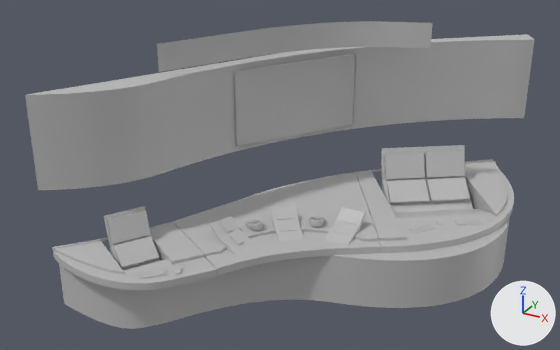
What one commit did to the FBX model MWC_23/SM_Demo_NaaS/SM_Demo_OpenGateway_Spatial.fbx.
Camera for both pictures: a 50 mm camera at (7.19, -6.27, 5.94) aimed at (2.34, 2.54, 1.53). The lights are fixed; the arrows at lower right show +X, +Y and +Z. Where no turn or scale is listed for an object, it has been applied to the vertices.

Objects in the first picture: 'Base_Monitores_02', 'Demo_Name', 'GafasAR_01', 'GafasAR_02', 'Monitores_Screens', 'Mostrador_Base', 'Mostrador_Top_01', 'Mostrador_Top_02', 'Mostrador_Top_02A', 'Mostrador_Top_03', 'Mostrador_Top_03A', 'PanelFrontal', 'PanelFrontal_Imagen', 'TV'.
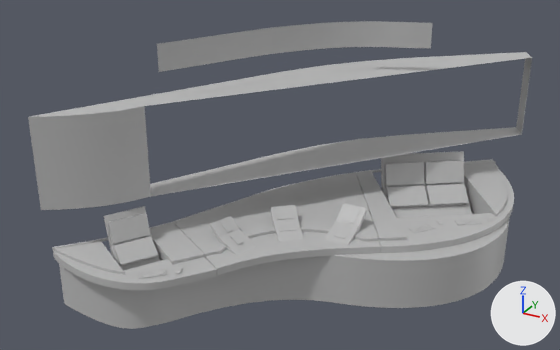
Where the newer file only moved an object's origin or applied its transform, the numbers keep the older frame.

The change, as JSON lines over the scene's bpy script:
```json
{"block": "me_mesh_005", "where": "# used by ob_panelfrontal; location = (23.429, 5.594, 0.311)"}
{"op": "remove", "block": "me_mesh_005", "code": "me_mesh_005.from_pydata(...)  # 56 vertices, 7 faces; spans x -23.17..-18.45, y -5.56..0.42, z 1.53..2.78"}
{"op": "add", "block": "me_mesh_005", "code": "me_mesh_005.from_pydata(...)  # 24 vertices, 8 faces; spans x -2.36..2.36, y -2.99..2.99, z -0.63..0.63"}
{"block": "me_mesh_005", "change": "me_mesh_005 part 6: 56 vertices removed from x -23.17..-18.45, y -5.56..0.42, z 1.53..2.78"}
{"block": "me_mesh_005", "change": "me_mesh_005 part 7: 24 vertices added at x -2.36..2.36, y -2.99..2.99, z -0.63..0.63"}
{"block": "me_mesh_036", "where": "# used by ob_monitores_screens; location = (2.772, 2.531, 1.172)"}
{"op": "remove", "block": "me_mesh_036", "code": "me_mesh_036.from_pydata(...)  # 24 vertices, 6 faces; spans x -1.78..1.82, y -2.29..2.25, z -0.27..0.32"}
{"op": "add", "block": "me_mesh_036", "code": "me_mesh_036.from_pydata(...)  # 24 vertices, 6 faces; spans x -1.79..1.79, y -2.25..2.25, z -0.29..0.29"}
{"block": "me_mesh_036", "change": "me_mesh_036 part 1: the loose piece of 4 vertices spanning x -1.67..-1.18, y -2.29..-1.72, z -0.25..-0.06 is rebuilt with 4 vertices and now spans x -1.69..-1.22, y -2.25..-1.7, z -0.16..0.0"}
{"block": "me_mesh_036", "change": "me_mesh_036 part 2: the loose piece of 4 vertices spanning x 0.56..1.12, y 1.44..1.89, z -0.04..0.32 is rebuilt with 4 vertices and now spans x 0.55..1.1, y 1.46..1.9, z -0.08..0.23"}
{"block": "me_mesh_036", "change": "me_mesh_036 part 3: the loose piece of 4 vertices spanning x 0.64..1.31, y 1.17..1.77, z -0.27..-0.06 is rebuilt with 4 vertices and now spans x 0.63..1.27, y 1.22..1.79, z -0.29..-0.1"}
{"block": "me_mesh_036", "change": "me_mesh_036 part 4: the loose piece of 4 vertices spanning x 1.07..1.63, y 1.8..2.25, z -0.04..0.32 is rebuilt with 4 vertices and now spans x 1.07..1.62, y 1.82..2.25, z -0.08..0.23"}
{"block": "me_mesh_036", "change": "me_mesh_036 part 5: the loose piece of 4 vertices spanning x 1.16..1.82, y 1.53..2.12, z -0.27..-0.06 is rebuilt with 4 vertices and now spans x 1.14..1.79, y 1.58..2.14, z -0.29..-0.1"}
{"block": "me_mesh_003", "where": "me_mesh_003.from_pydata(...)  # 18 vertices, 13 faces; spans x -0.9..0.96, y -0.95..0.89, z -0.5..0.5"}
{"block": "me_mesh_003", "where": "# used by ob_base_monitores_02; location = (4.102, 4.037, 1.049)"}
{"block": "me_mesh_003", "change": "me_mesh_003 part 8: all 16 vertices in x -0.9..0.64, y -0.47..0.89, z -0.5..0.5 are moved by (0.0, 0.0, -0.11)"}
{"op": "set", "path": "ob_panelfrontal.location", "old": "(23.429, 5.594, 0.311)", "new": "(2.619, 3.023, 2.194)"}
{"op": "remove", "block": "ob_gafasar_01", "code": ["ob_gafasar_01 = bpy.data.objects.new('GafasAR_01', me_mesh_032)", "ob_gafasar_01.location = (2.334, 1.826, 1.079)"]}
{"op": "remove", "block": "ob_gafasar_02", "code": ["ob_gafasar_02 = bpy.data.objects.new('GafasAR_02', me_mesh_033)", "ob_gafasar_02.location = (3.031, 2.338, 1.079)"]}
{"op": "set", "path": "ob_monitores_screens.location", "old": "(2.772, 2.531, 1.172)", "new": "(2.786, 2.512, 1.106)"}
{"op": "remove", "block": "ob_panelfrontal_imagen", "code": ["ob_panelfrontal_imagen = bpy.data.objects.new('PanelFrontal_Imagen', me_mesh_035)", "ob_panelfrontal_imagen.location = (23.429, 5.594, 0.311)"]}
{"op": "remove", "block": "ob_tv", "code": ["ob_tv = bpy.data.objects.new('TV', me_mesh_039)", "ob_tv.location = (2.301, 3.126, 2.472)"]}
```

Location of each change, [x1, y1, x2, y2] in pixels of the pictures (560 x 350 px):
```json
{"object": "PanelFrontal", "change": "reshaped, moved", "before": [25, 35, 534, 190], "after": [28, 52, 532, 210]}
{"object": "PanelFrontal_Imagen", "change": "deleted", "before": [117, 40, 534, 183]}
{"object": "TV", "change": "deleted", "before": [234, 54, 356, 147]}
{"object": "Monitores_Screens", "change": "reshaped, moved", "before": [108, 151, 470, 267], "after": [109, 161, 469, 264], "on screen": "11% shorter"}
{"object": "Base_Monitores_02", "change": "reshaped", "before": [381, 145, 492, 218], "after": [381, 151, 472, 218]}
{"object": "GafasAR_01", "change": "deleted", "before": [245, 220, 263, 231]}
{"object": "GafasAR_02", "change": "deleted", "before": [309, 216, 325, 227]}
{"part": 1, "of": "me_mesh_036", "change": "rebuilt", "before": [114, 236, 159, 267], "after": [114, 236, 158, 264], "on screen": "9% shorter"}
{"part": 2, "of": "me_mesh_036", "change": "rebuilt", "before": [386, 153, 425, 179], "after": [386, 162, 424, 186], "on screen": "7% shorter"}
{"part": 3, "of": "me_mesh_036", "change": "rebuilt", "before": [387, 179, 430, 202], "after": [387, 186, 428, 206], "on screen": "12% shorter"}
{"part": 4, "of": "me_mesh_036", "change": "rebuilt", "before": [426, 151, 464, 177], "after": [426, 161, 464, 184], "on screen": "11% shorter"}
{"part": 5, "of": "me_mesh_036", "change": "rebuilt", "before": [427, 177, 470, 201], "after": [427, 184, 469, 204], "on screen": "16% shorter"}
{"part": 6, "of": "me_mesh_005", "change": "deleted", "before": [25, 35, 534, 190]}
{"part": 7, "of": "me_mesh_005", "change": "added", "after": [28, 52, 532, 210]}
```
